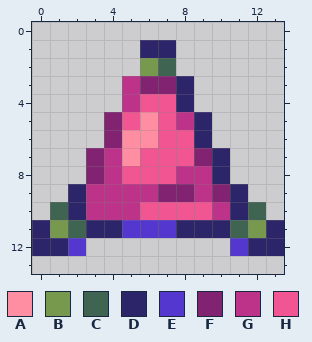
A pixel-art sprite gets an edit: Content/Items/Weapons/Throwing/SplatBomb.png. The picture above was drawn from the file before the commit.
The file is 28x28 pixels, drawn in blocks of 2x2; one block is one cell here.
Palette (. is transparent): A #ff8ea3  B #76994e  C #3f6452  D #2c2569  E #5337cf  F #812371  G #bd338a  H #f15692
Pixels before, first column x 0:
 1 ......DD......
 2 ......BC......
 3 .....GFFD.....
 4 .....GHHD.....
 5 ....FHAHGD....
 6 ....FAAHHD....
 7 ...FGAHHHFD...
 8 ...FGHHHGGD...
 9 ..DGGGGFFGFD..
10 .CDGGGHHHHGDC.
11 DBCDDEEEDDDCBD
12 DDE........EDD
After:
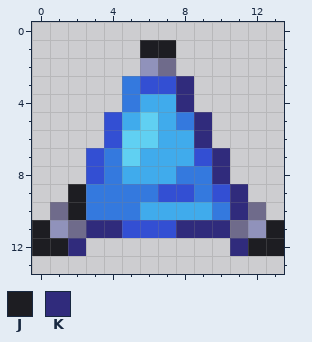
Colours new in this view: J #1d1d22  K #302b7c
Diff:
colour A: #ff8ea3 -> #60d0f2
colour B: #76994e -> #9092bb
colour C: #3f6452 -> #6f6b8b
colour F: #812371 -> #334fd3
colour G: #bd338a -> #3479de
colour H: #f15692 -> #40abec
Changed rows in their new state; - is a pixel that keeps its letter.
first column x 0:
 1 ------JJ------
 3 --------K-----
 4 --------K-----
 5 ---------K----
 6 ---------K----
 7 ----------K---
 8 ----------K---
 9 --J--------K--
10 --J--------K--
11 J--KKFFFKKK--J
12 JJK--------KJJ
